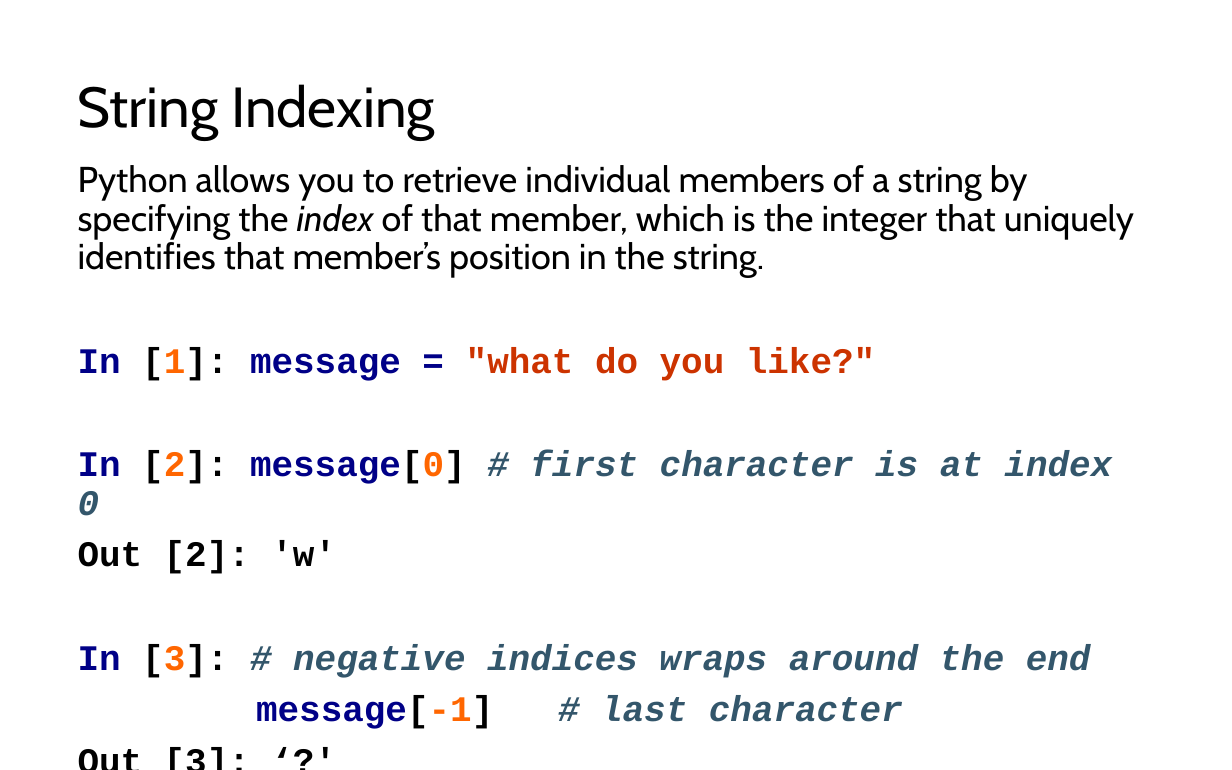
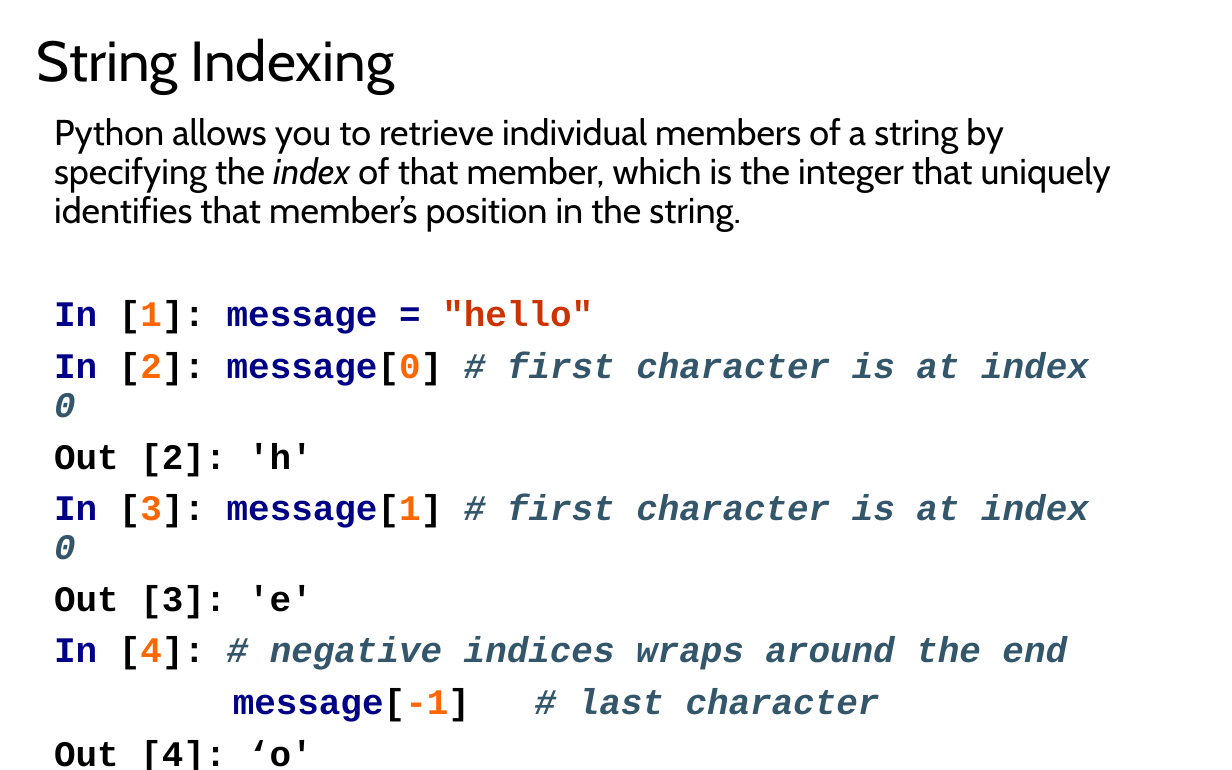
Before and after one commit to LongBaoNguyen/longbaonguyen.github.io, a slide deck: slide 5 of courses/apcsp/lect7.pptx. Drawn at 1232x770 pixels with LibreOffice and Linux fonts; fonts in the diff are those of the drawing. Boxes give left, top, right and bottom in pixels: in the first picture for what was removed or moved away, otherwise in the second. Text is boxed around its words. In the diff, an @@ line names an element or a change of style, - is before the commit and + after.

```diff
--- a/courses/apcsp/lect7.pptx
+++ b/courses/apcsp/lect7.pptx
@@ title "String Indexing": place and size @@
-title "String Indexing" at bbox=[78, 84, 435, 140]
+title "String Indexing" at bbox=[37, 38, 395, 94]
@@ text at bbox=[54, 118, 1111, 722]: text changed @@
-Out [3]: ‘?'
+Out [4]: ‘o'
@@ text "Python allows you to retrieve ...": place and size @@
-text "Python allows you to retrieve ..." at bbox=[78, 165, 1134, 729]
+text "Python allows you to retrieve ..." at bbox=[54, 118, 1111, 722]
@@ text at bbox=[54, 301, 593, 334]: text changed; text colour #CC3300 to #000087 @@
-In [1]: message = "what do you like?"
+In [1]: message = "hello"
@@ text at bbox=[54, 443, 1089, 670]: text changed @@
-Out [2]: 'w'
-In [3]: # negative indices wraps around the end
+Out [2]: 'h'
+In [3]: message[1] # first character is at index 0
+Out [3]: 'e'
+In [4]: # negative indices wraps around the end
```
Also in this commit, not shown: 16 other slides changed, 2 slides added, 3 other files.
